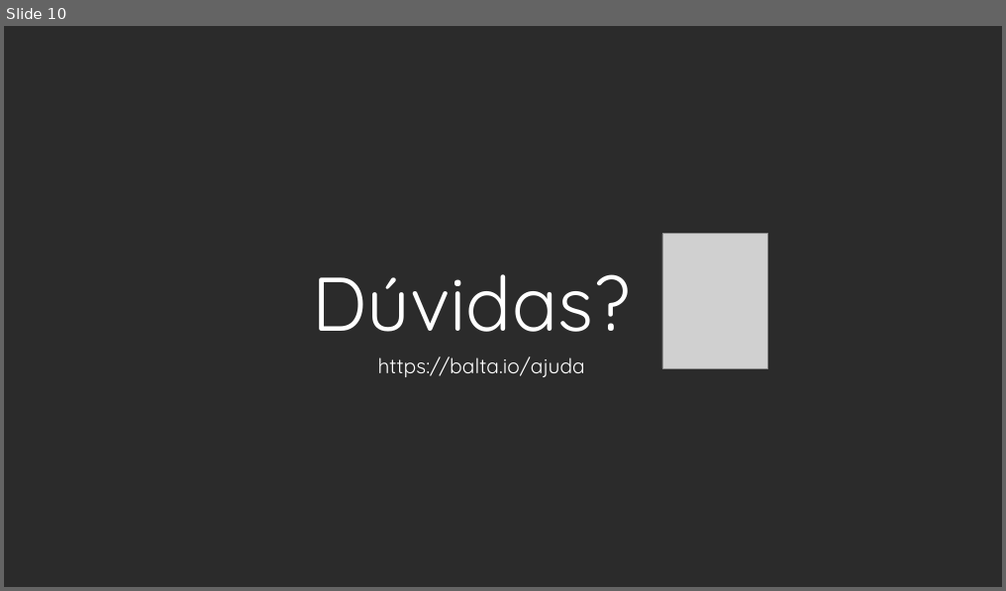
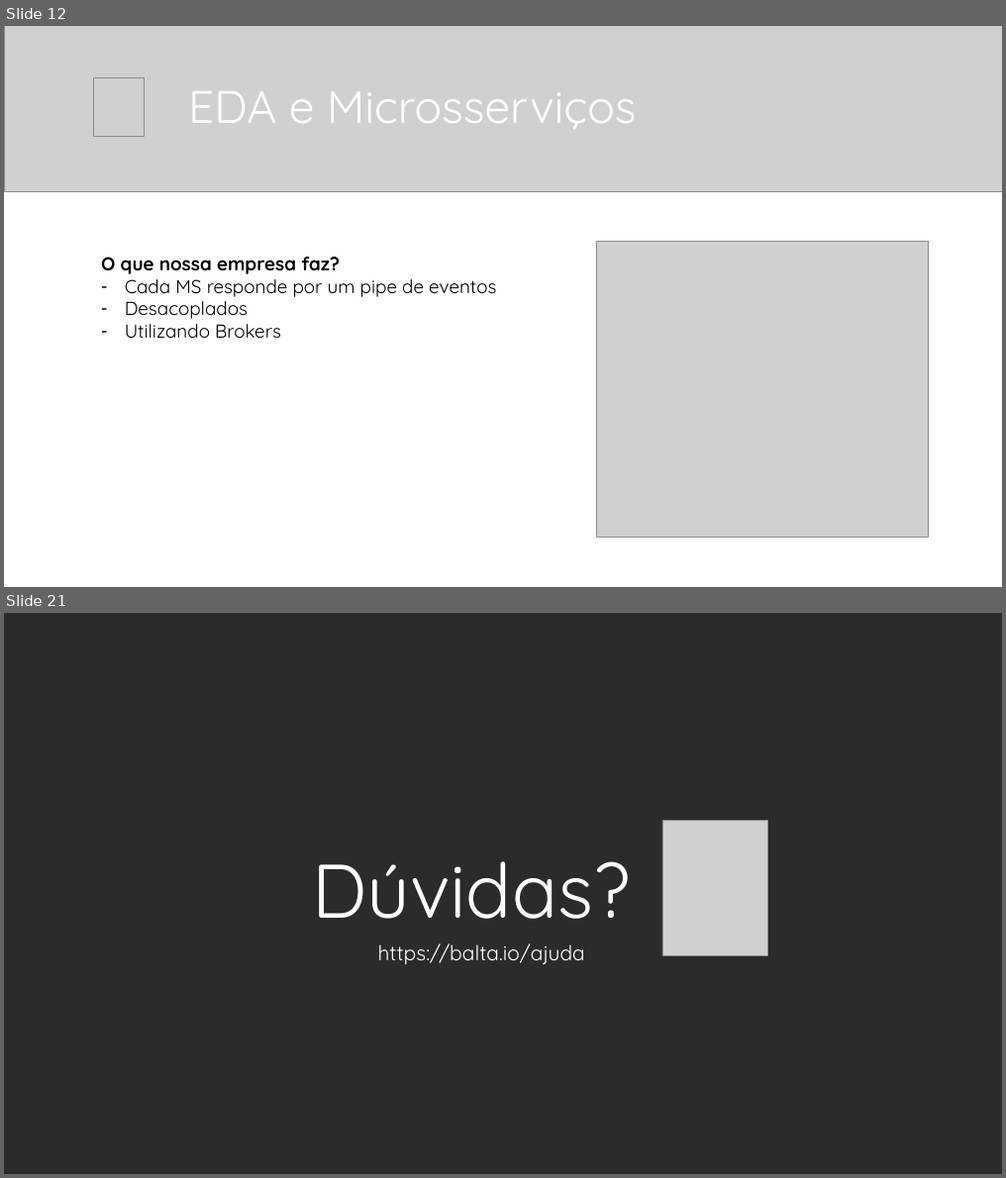
Before and after one commit to balta-io/2810, a slide deck: 2021-08-25_event-driven-architecture.pptx. Shown one above the other, each under a label of ours: slide 10 before the commit, slides 12 and 21 after it; the slides between them are not shown. The pictures are 1006x591 and 1006x1178 pixels, drawn with LibreOffice and Linux fonts; fonts in the diff are those of the drawing; grey boxes stand for pictures; background and template pictures are left out; a plain dark background stands for a picture behind light text. Boxes give left, top, right and bottom in pixels: in the first picture for what was removed or moved away, otherwise in the second. Text is boxed around its words. In the diff, an @@ line names an element or a change of style, - is before the commit and + after.

```diff
--- a/2021-08-25_event-driven-architecture.pptx
+++ b/2021-08-25_event-driven-architecture.pptx
@@ slide 12 added at <box>4,26,1002,587</box>, background #FFFFFF @@
@@ picture added at <box>4,26,1002,191</box> @@
@@ picture added at <box>94,78,144,136</box> @@
@@ title added at <box>188,91,636,129</box>, 44 pt, text #FFFFFF @@
+EDA e Microsserviços
@@ text added at <box>101,257,496,339</box>, 18 pt, text #000000 @@
+O que nossa empresa faz?
+– Cada MS responde por um pipe de eventos
+– Desacoplados
+– Utilizando Brokers
@@ picture added at <box>596,242,928,537</box> @@
@@ what was slide 10 is now slide 21 @@
```
Also in this commit, not shown: 10 other slides added.
